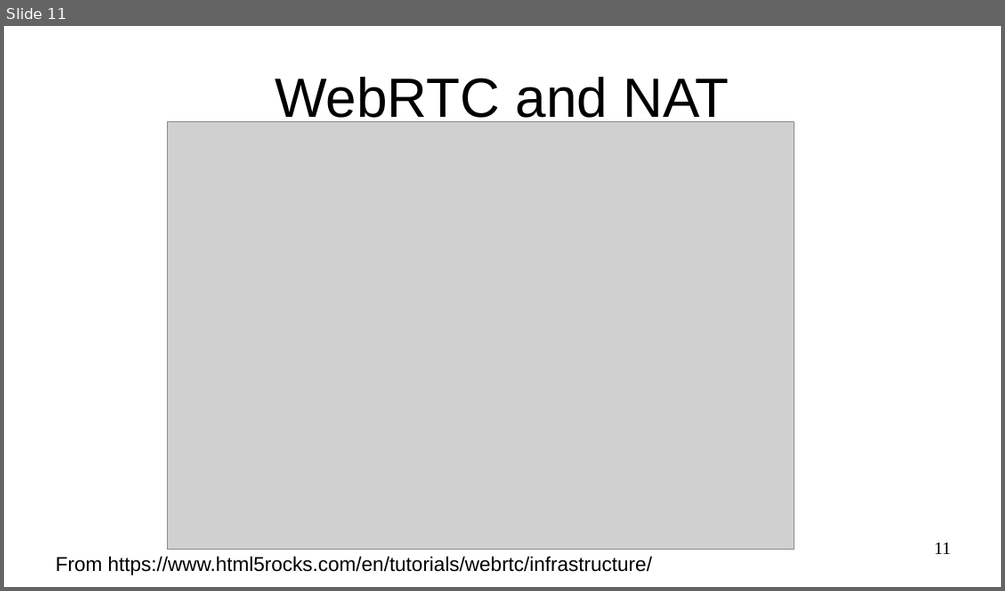
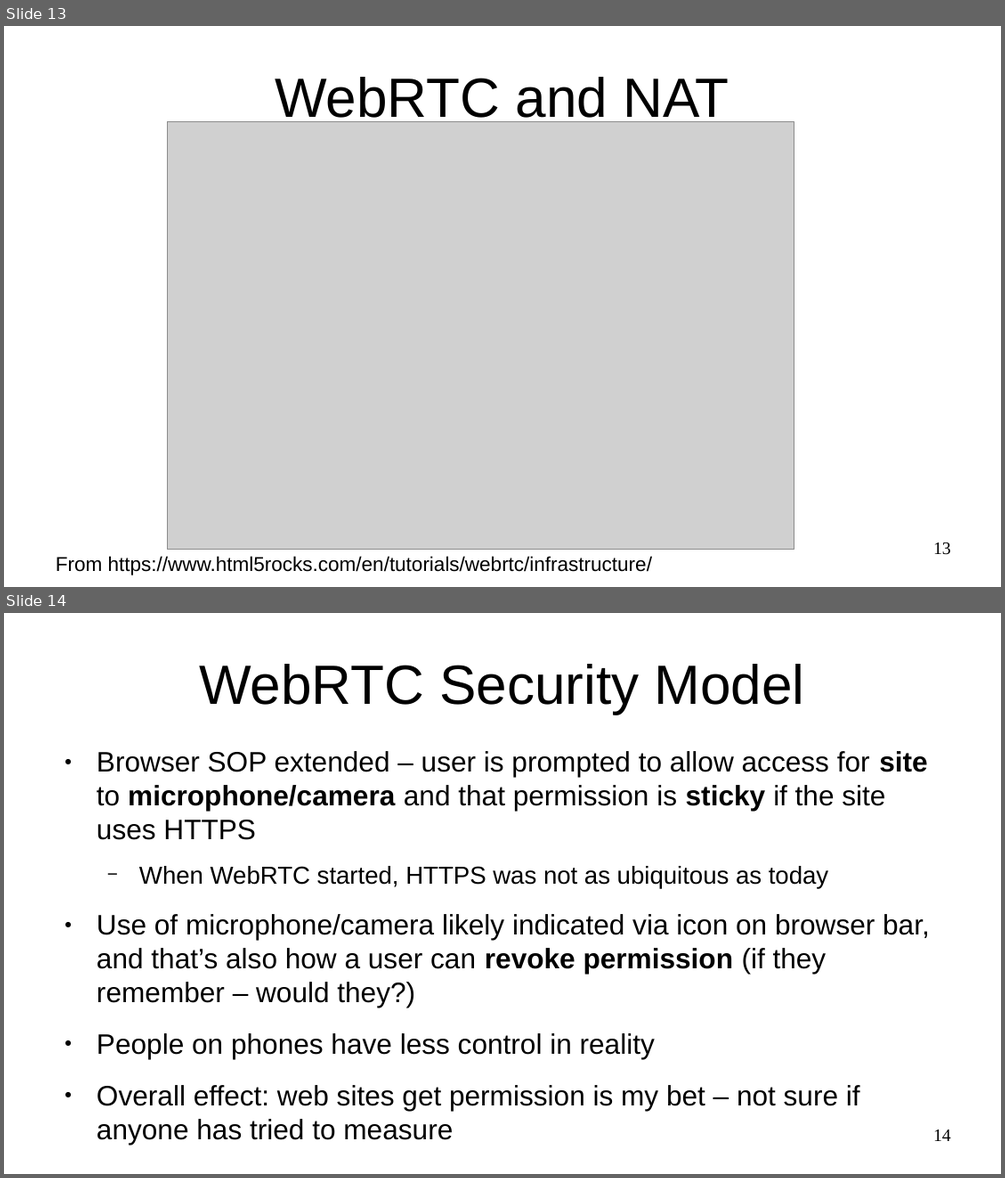
Before and after one commit to sftcd/cs7053, a slide deck: 2016lectures/12-webrtc.odp. Shown one above the other, each under a label of ours: slide 11 before the commit, slides 13 and 14 after it. The pictures are 1005x591 and 1005x1178 pixels, drawn with LibreOffice and Linux fonts; fonts in the diff are those of the drawing; grey boxes stand for pictures. Boxes give left, top, right and bottom in pixels: in the first picture for what was removed or moved away, otherwise in the second. Text is boxed around its words. In the diff, an @@ line names an element or a change of style, - is before the commit and + after.

```diff
--- a/2016lectures/12-webrtc.odp
+++ b/2016lectures/12-webrtc.odp
@@ slide 14 added at (x1=4, y1=613, x2=1001, y2=1174), background #FFFFFF @@
@@ title added at (x1=199, y1=664, x2=805, y2=714), 44 pt, text #000000 @@
+WebRTC Security Model
@@ text added at (x1=97, y1=751, x2=930, y2=1144), 22.4 pt, text #000000 @@
+● Browser SOP extended – user is prompted to allow access for site to microphone/camera and that permission is sticky if the site uses HTTPS
+  − When WebRTC started, HTTPS was not as ubiquitous as today
+● Use of microphone/camera likely indicated via icon on browser bar, and that’s also how a user can revoke permission (if they remember – would they?)
+● People on phones have less control in reality
+● Overall effect: web sites get permission is my bet – not sure if anyone has tried to measure
@@ page number added at (x1=933, y1=1129, x2=951, y2=1141), 14 pt, text #000000 @@
+14
@@ what was slide 11 is now slide 13 @@
@@ page number at (x1=933, y1=542, x2=951, y2=555): text changed @@
-11
+13
```
Also in this commit, not shown: 4 slides changed, 2 other slides added, 3 other files.
